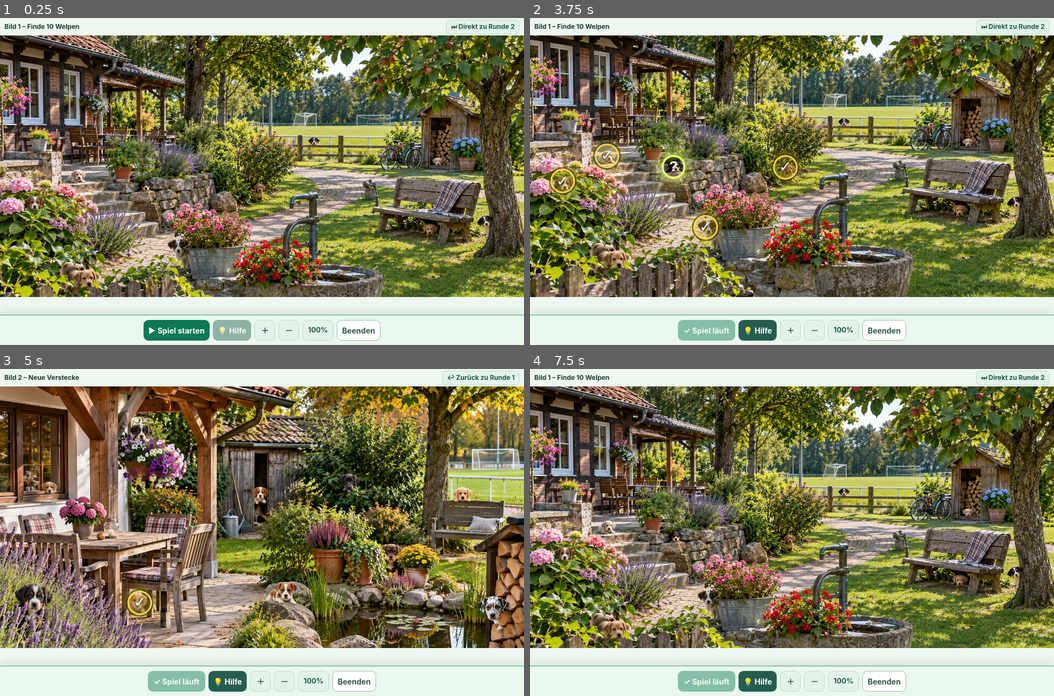
Above: before the commit, frames 1-4 (two rows, left to right).
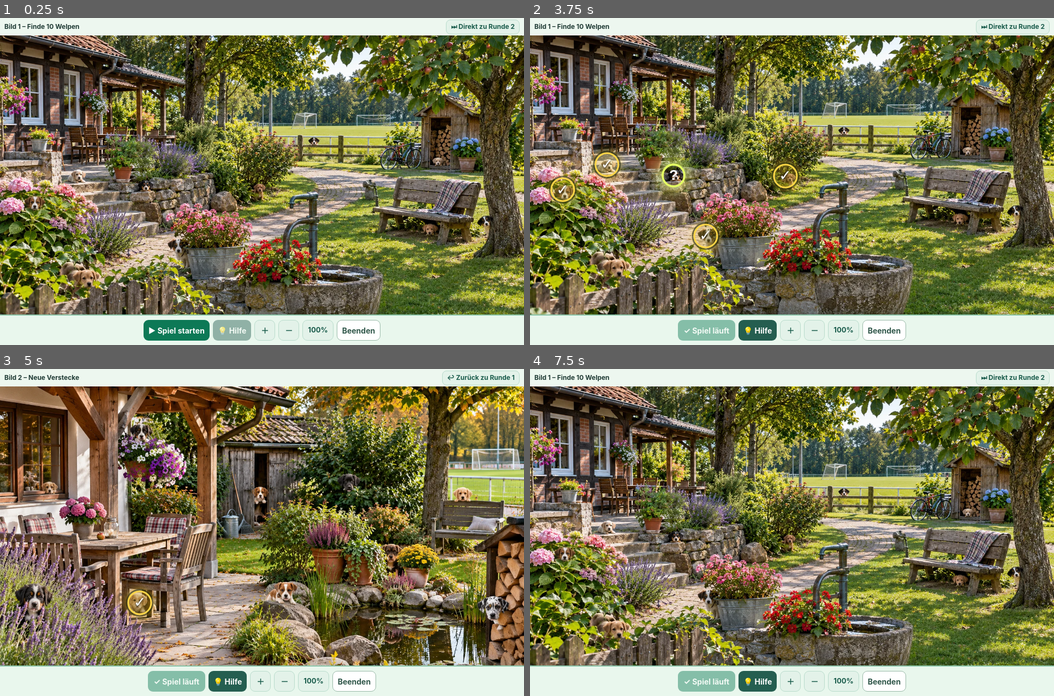
Above: after the commit, the same moments.

Repository: buerotuerk/Spiel-Fehlersuche
Game: browser game, page clubhaus-suchspiel/index.html
Same seed, same stepped clock (60 frames per second), same inputs: the game is played once before the commit and once after it.
Inputs:
- Up to frame 1 (0.25 s): no input
- Up to frame 2 (3.75 s): click "▶ Spiel starten" at 0.27 s; click "Welpe 4" at 1.27 s; click "Welpe 2" at 1.87 s; click "Welpe 9" at 2.47 s; click "Welpe 1" at 3.07 s; click "💡 Hilfe" at 3.67 s
- Up to frame 3 (5 s): click "⏭ Direkt zu Runde 2" at 4.27 s; click "Welpe 8" at 4.87 s
- Up to frame 4 (7.5 s): click "Welpe 9" at 5.47 s; click "Welpe 8 gefunden" at 6.07 s; click "Beenden" at 6.67 s; click "🐶 Runde 1 spielen" at 7.27 s

The runs differ from the first frame. In frame 1, 5.3% of the frame differs, in the area x 0-100%, y 85-91%; in frame 2, 68%, in the area x 0-100%, y 5-91%; in frame 3, 5.2%; in frame 4, 5.3%.

Commit message:
Remove leftover empty action row under full-screen search image

Diff:
--- a/clubhaus-suchspiel/index.html
+++ b/clubhaus-suchspiel/index.html
@@ -6,7 +6,7 @@
 /* Fokusansicht: Das Suchbild erhaelt nahezu die gesamte Bildschirmflaeche. */
 html,body{height:100%;overflow:hidden}
 body{padding:0}
-header,main>section:first-child,main>section:last-of-type,main>footer,
+header,main>section:first-child,main>section:last-of-type,main>footer,.game-panel>.actions:last-of-type,
 .game-panel>.stats,.game-panel>.bar,.game-panel>#nextRoundOutside,
 #imageHelp,#imageZoomReset,.gameNote{display:none!important}
 main{width:100%;max-width:none;padding:0;margin:0}
